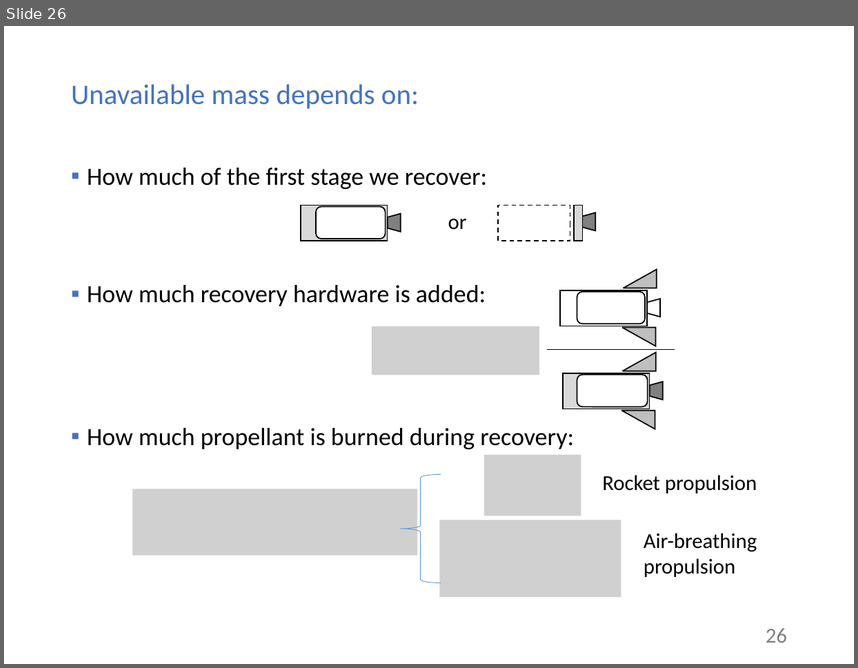
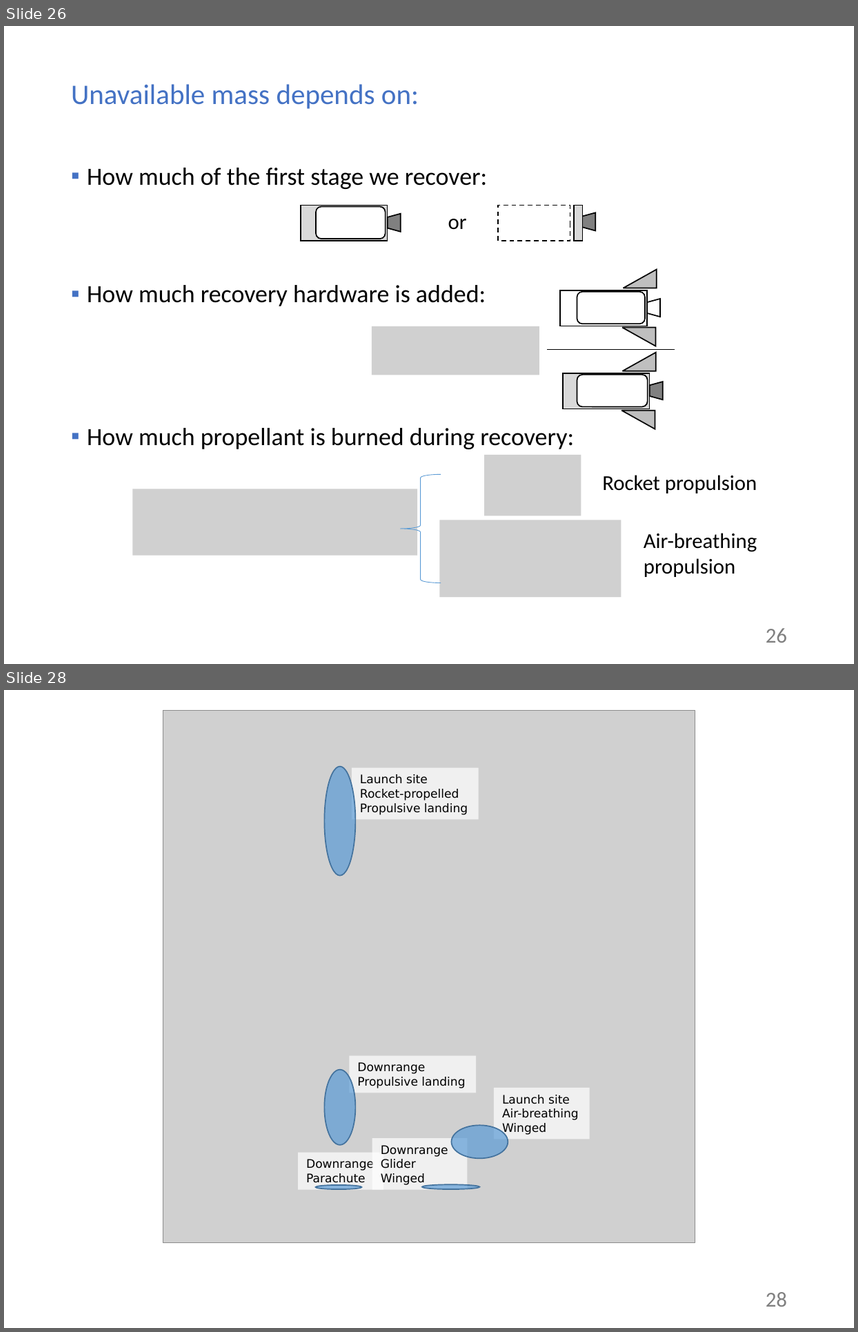
Before and after one commit to mvernacc/lvreuse, a slide deck: presentations/2018-09-09_presentation.pptx. Shown one above the other, each under a label of ours: slide 26 before the commit, slides 26 and 28 after it; the slides between them are not shown. The pictures are 858x668 and 858x1332 pixels, drawn with LibreOffice and Linux fonts; fonts in the diff are those of the drawing; grey boxes stand for pictures. Boxes give left, top, right and bottom in pixels: in the first picture for what was removed or moved away, otherwise in the second. Text is boxed around its words. In the diff, an @@ line names an element or a change of style, - is before the commit and + after.

```diff
--- a/presentations/2018-09-09_presentation.pptx
+++ b/presentations/2018-09-09_presentation.pptx
@@ slide 28 added at (4, 690, 854, 1328), background #FFFFFF @@
@@ picture added at (163, 711, 695, 1243) @@
@@ ellipse added at (324, 767, 356, 876), fill #5B9BD5 at 70% opacity, outline #43739E 1 pt @@
@@ rectangle added at (352, 768, 478, 820), fill #FFFFFF at 70% opacity, 10 pt, text #000000 @@
+Launch site
+Rocket-propelled
+Propulsive landing
@@ rectangle added at (349, 1056, 476, 1093), fill #FFFFFF at 70% opacity, 10 pt, text #000000 @@
+Downrange
+Propulsive landing
@@ ellipse added at (324, 1069, 356, 1145), fill #5B9BD5 at 70% opacity, outline #43739E 1 pt @@
@@ rectangle added at (494, 1087, 590, 1138), fill #FFFFFF at 70% opacity, 10 pt, text #000000 @@
+Launch site
+Air-breathing
+Winged
@@ rectangle added at (372, 1138, 467, 1190), fill #FFFFFF at 70% opacity, 10 pt, text #000000 @@
+Downrange
+Glider
+Winged
@@ ellipse added at (451, 1125, 507, 1159), fill #5B9BD5 at 70% opacity, outline #43739E 1 pt @@
@@ rectangle added at (298, 1152, 384, 1190), fill #FFFFFF at 70% opacity, 10 pt, text #000000 @@
+Downrange
+Parachute
@@ ellipse added at (316, 1185, 362, 1189), fill #5B9BD5 at 70% opacity, outline #43739E 1 pt @@
@@ ellipse added at (422, 1184, 480, 1189), fill #5B9BD5 at 70% opacity, outline #43739E 1 pt @@
@@ page number added at (766, 1292, 787, 1306), 18 pt, text #808080 @@
+28
```
Also in this commit, not shown: 1 slide changed, 10 other files.
